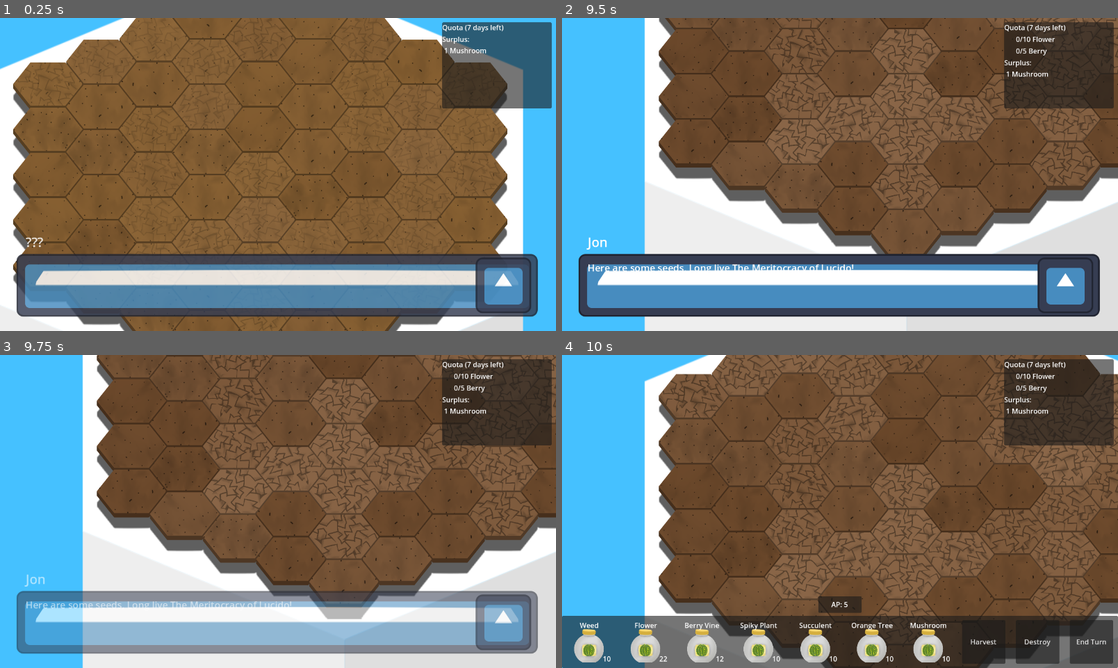
Above: before the commit, frames 1-4 (two rows, left to right).
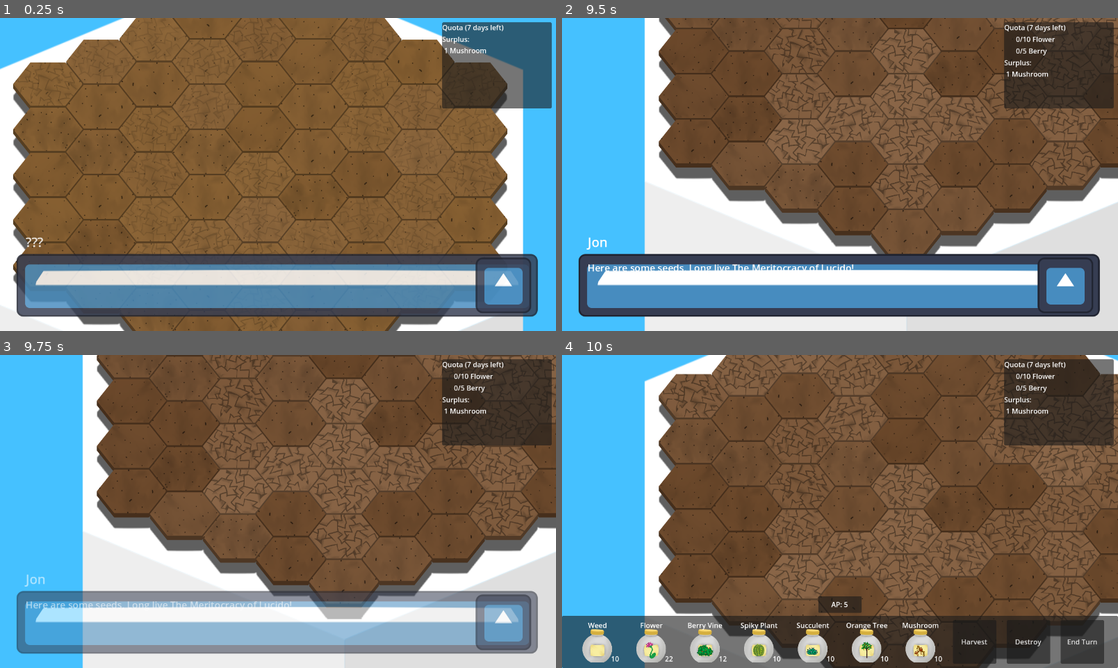
Above: after the commit, the same moments.

Repository: CiaranWoodward/LD54
Game: Godot game, scene res://Level.tscn
The game is run twice, just before and just after one commit, with the same random seed, the same clock (stepped at 60 frames per second) and the same inputs. The engine's default icon, where the game draws it, is replaced by a stand-in: a white triangle on a blue panel in a dark square.
Inputs (mouse positions are in pixels of both pictures, inside the frame that each line leads up to):
- Up to frame 1 (0.25 s): no input
- Up to frame 2 (9.5 s): move the mouse to (962, 158) at 0.52 s; hold Right (ui_right) 0.53-1.25 s; click (962, 158) at 0.6 s; drag from (728, 190) to (812, 237) at 1.27 s; tap Enter at 2, 5 s; move the mouse to (895, 105) at 2.02 s; hold Right (ui_right) 2.03-2.75 s; hold Mouse wheel up (zoom_out) 2.03-2.75 s; drag from (812, 237) to (673, 127) at 2.77 s; tap Space at 3.5, 8 s; move the mouse to (1006, 221) at 3.52 s; hold Left (ui_left) 3.53-4.25 s; hold Mouse wheel down (zoom_in) 3.53-4.25 s; drag from (673, 127) to (756, 96) at 4.27 s; move the mouse to (867, 174) at 5.02 s; hold Down (ui_down) 5.03-5.75 s; click (867, 174) at 5.1 s; drag from (756, 96) to (728, 190) at 5.77 s; move the mouse to (962, 158) at 6.52 s; hold Up (ui_up) 6.53-7.25 s; hold Mouse wheel up (zoom_out) 6.53-7.25 s; drag from (728, 190) to (812, 237) at 7.27 s; move the mouse to (895, 105) at 8.02 s; hold Down (ui_down) 8.03-8.75 s; hold Mouse wheel down (zoom_in) 8.03-8.75 s; drag from (812, 237) to (673, 127) at 8.77 s
- Up to frame 3 (9.75 s): tap Enter at 9.5 s; move the mouse to (444, 558) at 9.52 s; hold Up (ui_up) from 9.53 s (still down); click (444, 558) at 9.6 s
- Up to frame 4 (10 s): keep holding Up (ui_up)

Frames 1-3 are identical in both runs. In frame 4, 3.6% of the frame differs, in the area x 2-100%, y 84-99%.

Commit message:
Centre hotbar, color bud particles, Implement hotbar icons

Diff:
--- a/Plants/Flower.gd
+++ b/Plants/Flower.gd
@@ -19,6 +19,7 @@
 	scale.x = 1 if randi_range(0, 1) else -1
 	scale *= randf_range(0.9, 1.1)
 	$Flower/Bud.modulate = colors[randi_range(0, colors.size()-1)]
+	$PetalFall.modulate = $Flower/Bud.modulate
 
 func plant_type():
 	return Global.PlantType.FLOWER
--- a/Plants/Mushroom.tscn
+++ b/Plants/Mushroom.tscn
@@ -96,7 +96,7 @@
 }
 
 [node name="Mushroom" type="Node2D"]
-scale = Vector2(-1.07483, 1.05256)
+scale = Vector2(-1.01284, 0.985804)
 script = ExtResource("1_3e0xn")
 spread_percent_fertile = 20
 spread_percent_infertile = 20
--- a/UI/HUD.tscn
+++ b/UI/HUD.tscn
@@ -25,6 +25,7 @@
 
 [node name="HBoxContainer" type="HBoxContainer" parent="ActionPanel"]
 layout_mode = 2
+size_flags_horizontal = 4
 size_flags_vertical = 4
 alignment = 1
 
--- a/UI/plant_button.gd
+++ b/UI/plant_button.gd
@@ -12,6 +12,9 @@
 	Global.action_points_changed.connect(_ap_changed)
 	Global.inventory_updated.connect(update_count)
 	update_count()
+	var typename = Global.PlantType.keys()[plant_type]
+	for child in $Button/Control.get_children():
+		child.visible = child.name == typename
 
 # Called every frame. 'delta' is the elapsed time since the previous frame.
 func _process(delta):
--- a/UI/plant_button.tscn
+++ b/UI/plant_button.tscn
@@ -7,7 +7,10 @@
 [ext_resource type="Texture2D" uid="uid://dj6s3wwu8lk1s" path="res://Graphics/Background/OpenJar0000.png" id="6_vtorv"]
 [ext_resource type="Texture2D" uid="uid://brk133p7qgyc" path="res://Graphics/Background/AjarJar0000.png" id="7_2jmdk"]
 [ext_resource type="Texture2D" uid="uid://b1ea3b82nsw37" path="res://Graphics/Icons/SpikyPlant0000.png" id="7_lkrqo"]
+[ext_resource type="Texture2D" uid="uid://bbeobjnto24k8" path="res://Graphics/Icons/BerryVine0000.png" id="7_ridv6"]
 [ext_resource type="Texture2D" uid="uid://c4v3h76qrgj06" path="res://Graphics/Icons/Succulent0000.png" id="8_grsws"]
+[ext_resource type="Texture2D" uid="uid://ttdf3si03313" path="res://Graphics/Icons/OrangeTree0000.png" id="10_ckode"]
+[ext_resource type="Texture2D" uid="uid://duo0leoj0jp5r" path="res://Graphics/Icons/Mushroom0000.png" id="11_ypu72"]
 
 [node name="PlantButton" type="MarginContainer"]
 custom_minimum_size = Vector2(10, 10)
@@ -43,7 +46,7 @@
 mouse_filter = 2
 mouse_force_pass_scroll_events = false
 
-[node name="Flower" type="TextureRect" parent="Button/Control"]
+[node name="FLOWER" type="TextureRect" parent="Button/Control"]
 visible = false
 layout_mode = 1
 anchors_preset = 8
@@ -60,7 +63,7 @@
 texture = ExtResource("6_fbtnv")
 expand_mode = 1
 
-[node name="BerryVine" type="TextureRect" parent="Button/Control"]
+[node name="BERRY_VINE" type="TextureRect" parent="Button/Control"]
 visible = false
 layout_mode = 1
 anchors_preset = 8
@@ -74,10 +77,11 @@
 offset_bottom = 39.0
 grow_horizontal = 2
 grow_vertical = 2
-texture = ExtResource("6_fbtnv")
+texture = ExtResource("7_ridv6")
 expand_mode = 1
 
-[node name="SpikyPlant" type="TextureRect" parent="Button/Control"]
+[node name="SPIKY_PLANT" type="TextureRect" parent="Button/Control"]
+visible = false
 layout_mode = 1
 anchors_preset = 8
 anchor_left = 0.5
@@ -93,7 +97,7 @@
 texture = ExtResource("7_lkrqo")
 expand_mode = 1
 
-[node name="Succulent" type="TextureRect" parent="Button/Control"]
+[node name="SUCCULENT" type="TextureRect" parent="Button/Control"]
 visible = false
 layout_mode = 1
 anchors_preset = 8
@@ -110,7 +114,23 @@
 texture = ExtResource("8_grsws")
 expand_mode = 1
 
-[node name="OrangeTree" type="TextureRect" parent="Button/Control"]
+[node name="ORANGE_TREE" type="TextureRect" parent="Button/Control"]
+layout_mode = 1
+anchors_preset = 8
+anchor_left = 0.5
+anchor_top = 0.5
+anchor_right = 0.5
+anchor_bottom = 0.5
+offset_left = -21.0
+offset_top = -1.0
+offset_right = 19.0
+offset_bottom = 39.0
+grow_horizontal = 2
+grow_vertical = 2
+texture = ExtResource("10_ckode")
+expand_mode = 1
+
+[node name="MUSHROOM" type="TextureRect" parent="Button/Control"]
 visible = false
 layout_mode = 1
 anchors_preset = 8
@@ -124,24 +144,7 @@
 offset_bottom = 39.0
 grow_horizontal = 2
 grow_vertical = 2
-texture = ExtResource("6_fbtnv")
-expand_mode = 1
-
-[node name="Mushroom" type="TextureRect" parent="Button/Control"]
-visible = false
-layout_mode = 1
-anchors_preset = 8
-anchor_left = 0.5
-anchor_top = 0.5
-anchor_right = 0.5
-anchor_bottom = 0.5
-offset_left = -21.0
-offset_top = -1.0
-offset_right = 19.0
-offset_bottom = 39.0
-grow_horizontal = 2
-grow_vertical = 2
-texture = ExtResource("6_fbtnv")
+texture = ExtResource("11_ypu72")
 expand_mode = 1
 
 [node name="Count" type="Label" parent="."]
Not shown: 1 places in UI/plant_button.tscn that only renumber resources
